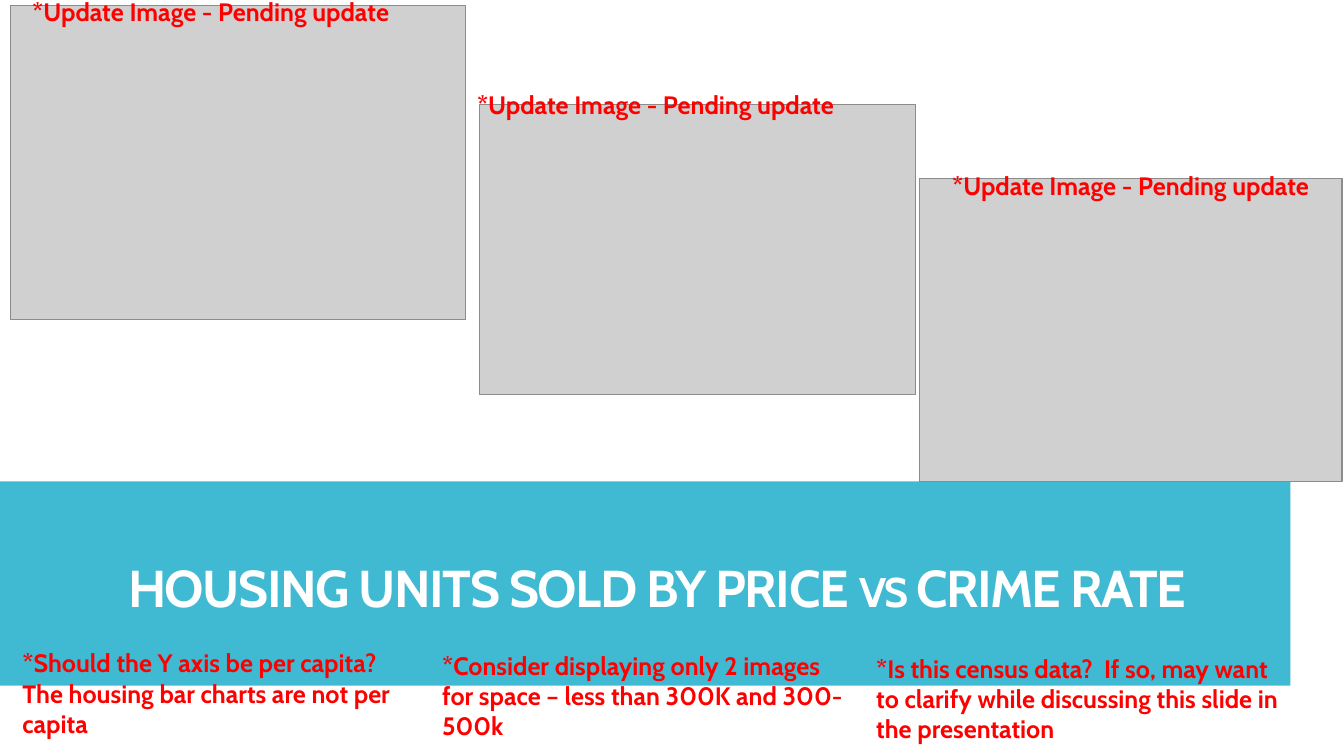
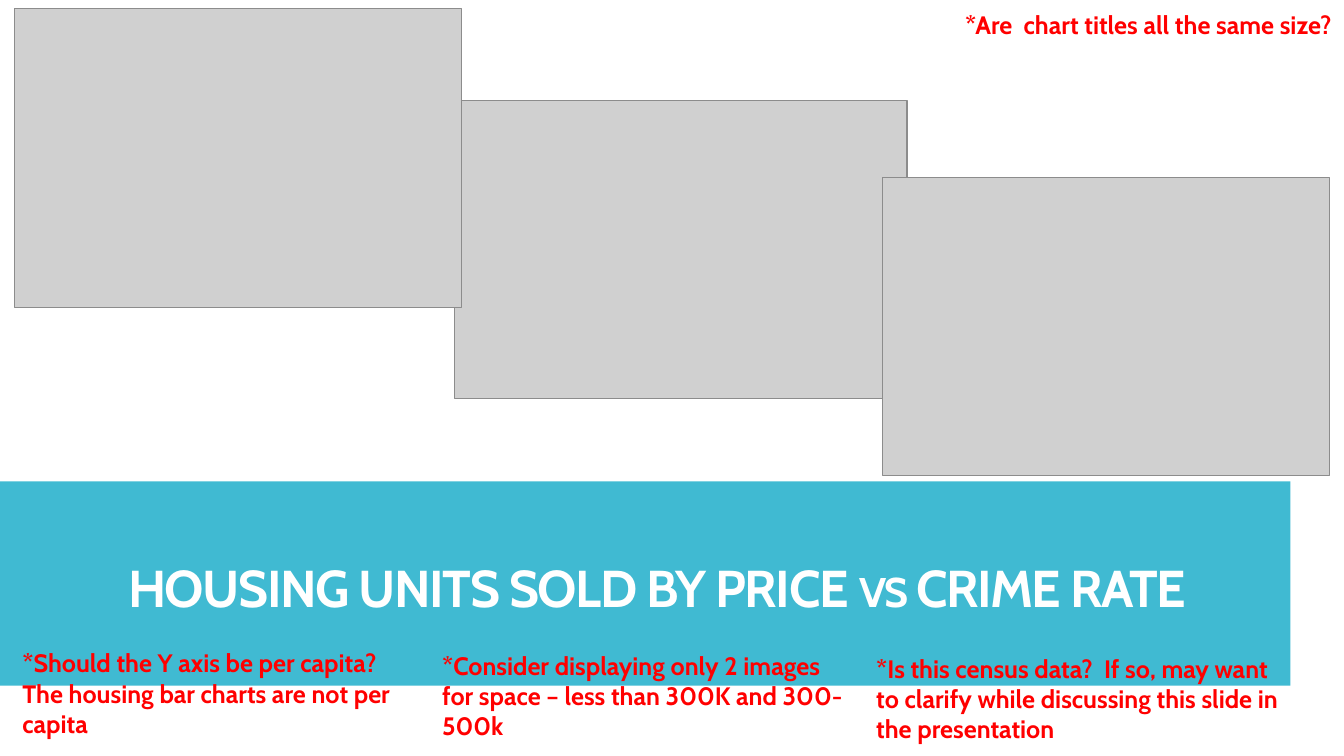
Before and after one commit to andresocorro/project_1, a slide deck: slide 16 of Presentation/final draft.pptx. Drawn at 1344x756 pixels with LibreOffice and Linux fonts; fonts in the diff are those of the drawing; grey boxes stand for pictures. Boxes give left, top, right and bottom in pixels: in the first picture for what was removed or moved away, otherwise in the second. Text is boxed around its words. In the diff, an @@ line names an element or a change of style, - is before the commit and + after.

Commit message:
updated presentation images

```diff
--- a/Presentation/final draft.pptx
+++ b/Presentation/final draft.pptx
@@ picture: place and size @@
-picture at box(11, 6, 466, 321)
+picture at box(14, 9, 462, 308)
@@ text removed at box(32, 0, 389, 27) @@
-*Update Image - Pending update
@@ text added at box(965, 15, 1332, 35), 18 pt, text #FF0000, bold @@
+*Are chart titles all the same size?
@@ picture: place and size @@
-picture at box(480, 105, 915, 395)
+picture at box(455, 101, 907, 398)
@@ text removed at box(477, 93, 834, 120) @@
-*Update Image - Pending update
@@ picture: place and size @@
-picture at box(920, 179, 1342, 482)
+picture at box(883, 177, 1330, 475)
@@ text removed at box(952, 174, 1309, 201) @@
-*Update Image - Pending update
```
Also in this commit, not shown: 2 other slides changed, 1 slide added.
